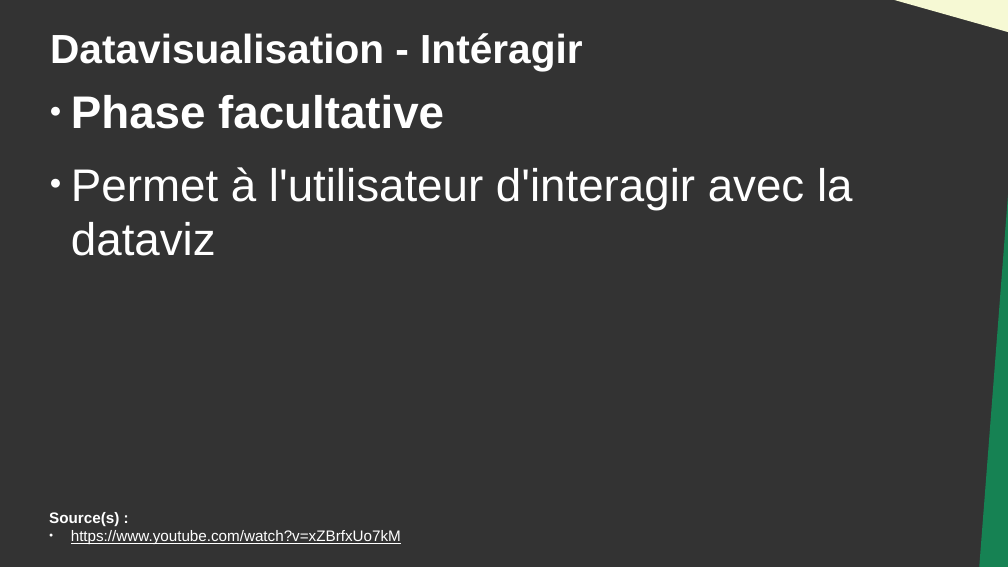
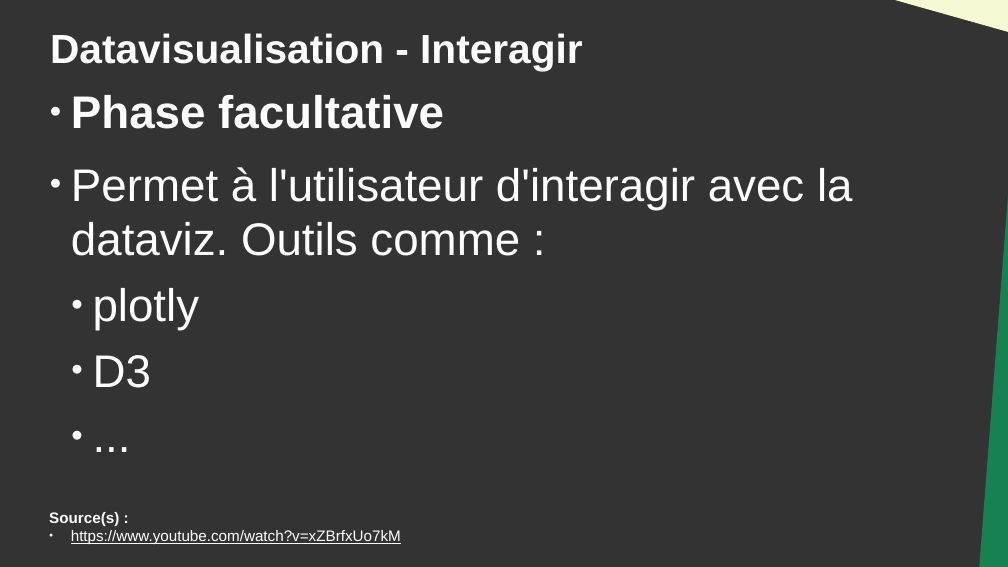
Before and after one commit to DanYellow/cours, a slide deck: slide 38 of data-journalisme-s4/travaux-pratiques/numero-4/presentation.odp. Drawn at 1008x567 pixels with LibreOffice and Linux fonts; fonts in the diff are those of the drawing. Boxes give left, top, right and bottom in pixels: in the first picture for what was removed or moved away, otherwise in the second. Text is boxed around its words. In the diff, an @@ line names an element or a change of style, - is before the commit and + after.

```diff
--- a/data-journalisme-s4/travaux-pratiques/numero-4/presentation.odp
+++ b/data-journalisme-s4/travaux-pratiques/numero-4/presentation.odp
@@ title at [50,33,582,70]: text changed @@
-Datavisualisation - Intéragir
+Datavisualisation - Interagir
@@ text at [71,167,853,388]: text changed @@
-● Permet à l'utilisateur d'interagir avec la dataviz
+● Permet à l'utilisateur d'interagir avec la dataviz. Outils comme :
+  ● plotly
+  ● D3
+  ● ...
```
Also in this commit, not shown: 4 other slides changed, 22 other files.
